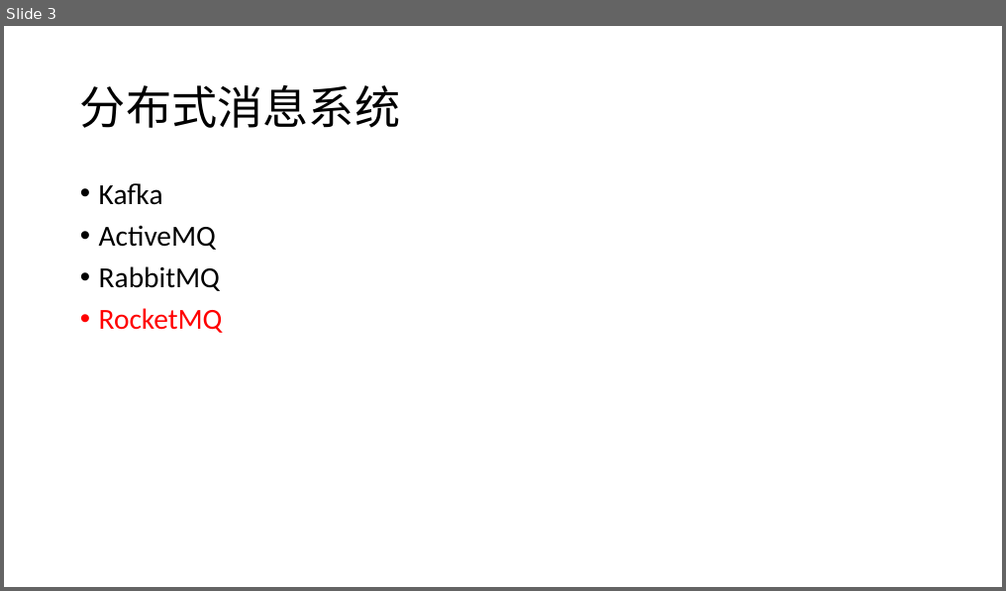
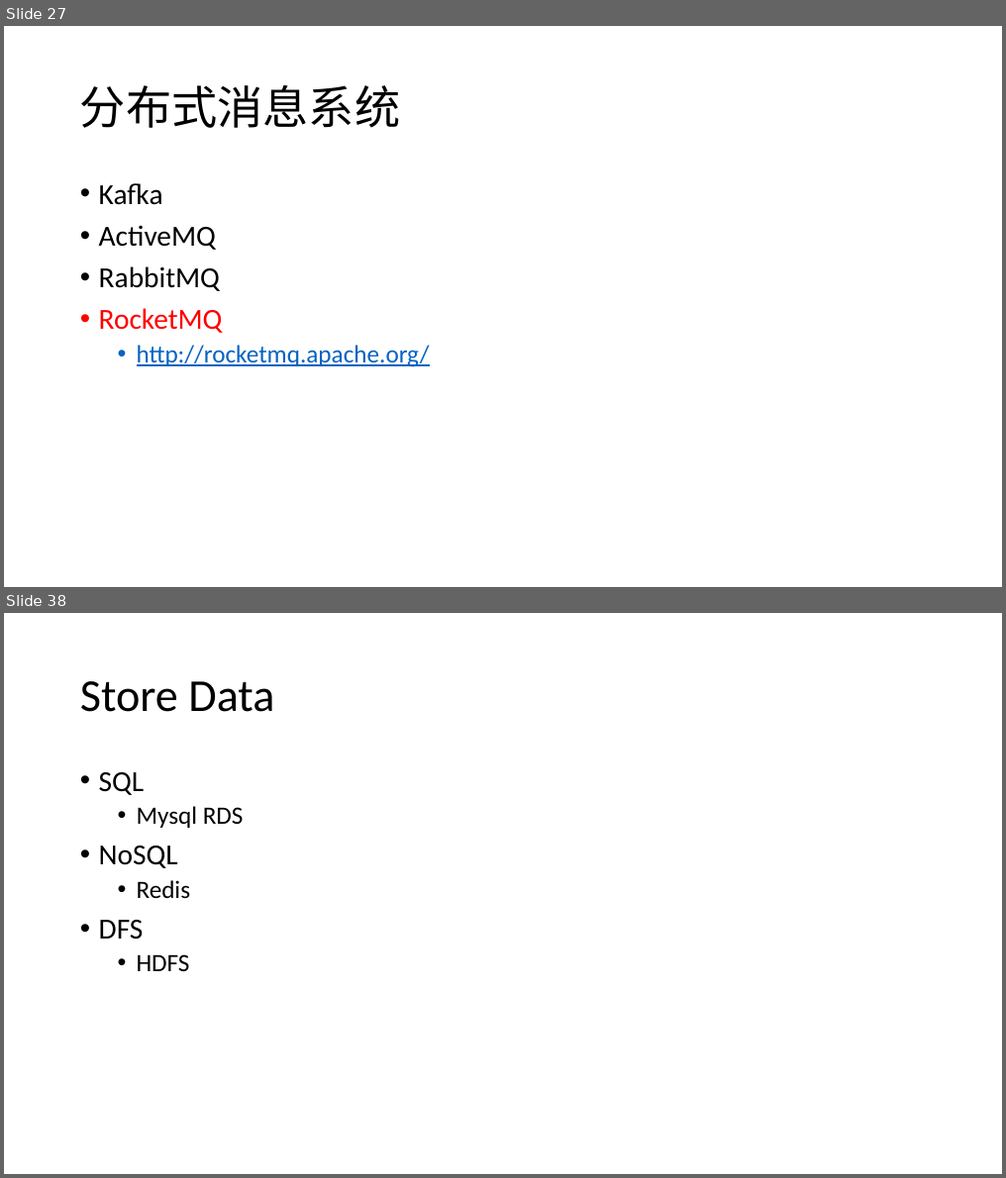
Before and after one commit to csliangdu/ExchangeAgg, a slide deck: doc/Coin.pptx. Shown one above the other, each under a label of ours: slide 3 before the commit, slides 27 and 38 after it; the slides between them are not shown. The pictures are 1006x591 and 1006x1178 pixels, drawn with LibreOffice and Linux fonts; fonts in the diff are those of the drawing. Boxes give left, top, right and bottom in pixels: in the first picture for what was removed or moved away, otherwise in the second. Text is boxed around its words. In the diff, an @@ line names an element or a change of style, - is before the commit and + after.

```diff
--- a/doc/Coin.pptx
+++ b/doc/Coin.pptx
@@ slide 38 added at [4,613,1002,1174], background #FFFFFF @@
@@ title added at [80,681,274,712], 44 pt, text #000000 @@
+Store Data
@@ text added at [99,772,244,971], 24 pt, text #000000 @@
+• SQL
+  • Mysql RDS
+• NoSQL
+  • Redis
+• DFS
+  • HDFS
@@ what was slide 3 is now slide 27 @@
@@ slide 27 changed as well @@
@@ text at [137,345,430,368]: paragraph added @@
+  • http://rocketmq.apache.org/
```
Also in this commit, not shown: 3 other slides changed, 57 other slides added, 1 slide removed.
